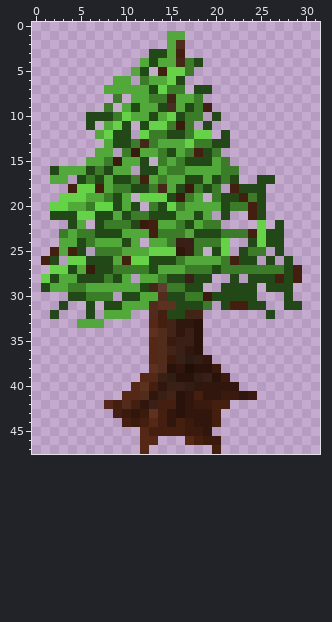
Pixel-art sprite: data/2D/pine.png. Above: the version before the commit.
The file is 32x48 pixels. Pixels under 10% opacity are left out. Colours within 5 levels of each other are drawn and written as one.
And afterwards:
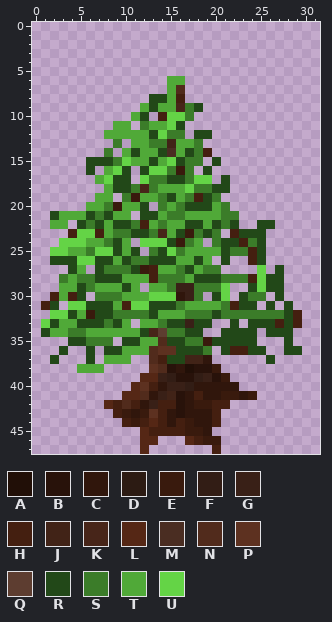
Palette (. is transparent): A #210f07  B #28120a  C #30160c  D #2c1b13  E #391a0d  F #321d15  G #392017  H #441f10  J #412317  K #472519  L #552715  M #4a2d22  N #512b1c  P #5d3120  Q #5d3d30  R #224818  S #3b7c29  T #50a938  U #64d446
What changed:
Changed rows in their new state; - is an unchanged pixel.
first column x 1:
 1 --------------..-------------
 2 --------------..-------------
 3 ------------....-------------
 4 -----------.......-----------
 5 ----------..-....------------
 6 --------..-...TT-------------
 7 -------.......TN-..----------
 8 --------.-..RRTH..-----------
 9 -------.-..-RTTKSR.----------
10 -----.....-R.H-U-.-.---------
11 -----.-.TT-STTUR.-.----------
12 ------.TTTTTRUSS.RR-.--------
13 -------.S.TT-SJ-T-...--------
14 ------.S-TR--RM-RSH.---------
15 -----RRRSU-TRTURSS.R.--------
16 -....-.TUR--UU-ES.R...-------
17 -..-..TU--.US-RRSUU.R.--..---
18 ---....-RRSK-T-TU-SRR....----
19 --....-T.SETTS-T-HR-.....----
20 -....TTSE-TR.ST-RRR-S....----
21 --TTTRS--T.R-TSS-T-TSS-..----
22 -TT.RS-TRRSHTS-T-RTRSR--RR.--
23 --.HUUHTSSRRSKTRES-S.HRRR..--
24 --UUUT-SRT.UUUREST.-RRHSR..--
25 -UUTTSUUR-R.SR-STTTTRSSHR-.--
26 .-RR-U---RSS---T-R-.R..HR.-.-
27 -..--.-S--REH--SRT-S....U.R..
28 ..S-SS-R--T-H-SST--RSSSHU-R..
29 ..-TRS---R-.TT-GGSSSU..-U--.-
30 -HTH-.--STT-UUUCG-.-U.-SS-R.-
31 HR.UU-R-THUURRRSTTTTS-R-.R--.
32 -UURTERRSSSSRTTTSSSRSSSSSSSRH
33 URTTRRRSRT-TTSRRGRR--R-RRRHRH
34 RTTSSTTTTTTRKQSSRR--RRRR-RRR-
35 ---RRSSS-RRTT-RRSSERRRRR---R-
36 --R--R-RRTTTNPPRRRS-RHHRR--RR
37 -R---R-TTT--NHRRJJ-------R---
38 ----TTT----------------------
Pixel boxes of the changes (left, top, right, bottom) in both pictures:
changed: (41, 31, 302, 373)
